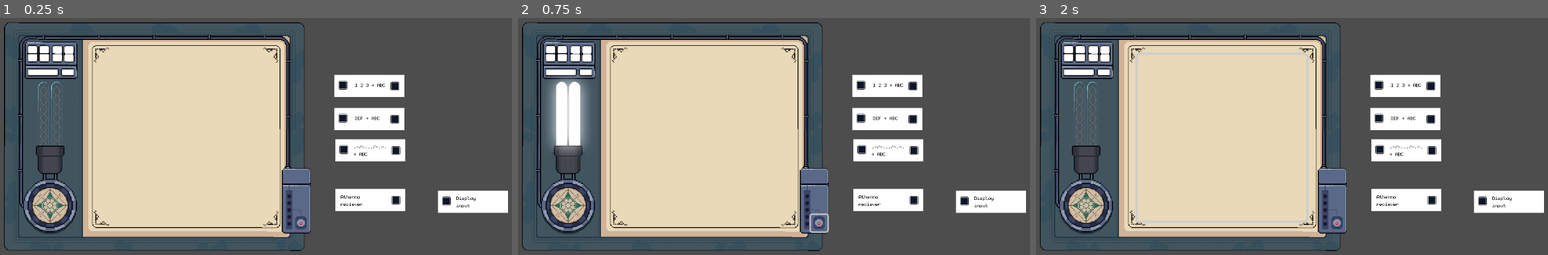
Above: before the commit, frames 1-3 (left to right).
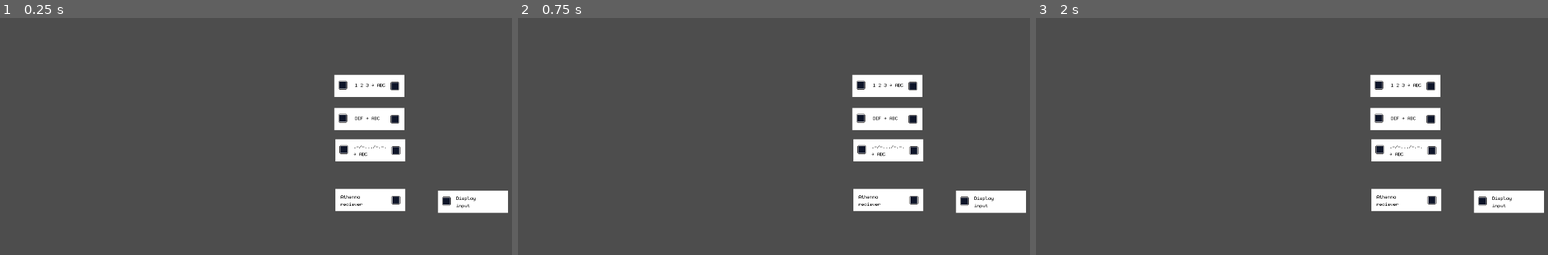
Above: after the commit, the same moments.

Repository: Limit-sest/wiretap
Game: Godot game, scene res://main.tscn
Same seed, same stepped clock (60 frames per second), same inputs: the game is played once before the commit and once after it.
Inputs (mouse positions are in pixels of both pictures, inside the frame that each line leads up to):
- Up to frame 1 (0.25 s): no input
- Up to frame 2 (0.75 s): click (820, 224) at 0.52 s
- Up to frame 3 (2 s): tap Enter at 1.25 s; move the mouse to (1220, 138) at 1.27 s; hold Right from 1.28 s (still down); tap Alt at 1.35 s; click (1220, 138) at 1.42 s

The runs differ from the first frame. In frame 1, 43% of the frame differs, in the area x 0-61%, y 1-99%; in frame 2, 45%; in frame 3, 43%.

Commit message:
Add signal traverse

Diff:
--- a/main.tscn
+++ b/main.tscn
@@ -1,6 +1,7 @@
-[gd_scene load_steps=6 format=3 uid="uid://ecls1n4djcxu"]
+[gd_scene load_steps=7 format=3 uid="uid://ecls1n4djcxu"]
 
 [ext_resource type="PackedScene" uid="uid://chijpwqlktb06" path="res://tty.tscn" id="1_ig7tw"]
+[ext_resource type="Script" uid="uid://bs1meisqsegby" path="res://scripts/signal_manager.gd" id="1_lquwl"]
 [ext_resource type="Script" uid="uid://dpmaueosf60vl" path="res://port.gd" id="3_1bvp3"]
 [ext_resource type="FontFile" uid="uid://yf0sdapmf0uv" path="res://assets/monogram-extended.ttf" id="4_1bvp3"]
 [ext_resource type="Texture2D" uid="uid://b34q66ndjwd5f" path="res://assets/Sprites/Content/UI Buttons/6.png" id="4_lquwl"]
@@ -10,10 +11,12 @@
 
 [node name="Main" type="Node2D"]
 texture_filter = 1
+script = ExtResource("1_lquwl")
 
 [node name="Camera2D" type="Camera2D" parent="."]
 
-[node name="Node2D" parent="." instance=ExtResource("1_ig7tw")]
+[node name="tty" parent="." instance=ExtResource("1_ig7tw")]
+visible = false
 position = Vector2(-576, -324)
 
 [node name="Numbers" type="Polygon2D" parent="."]
@@ -32,26 +35,26 @@
 text = "1 2 3 → ABC"
 metadata/_edit_use_anchors_ = true
 
-[node name="Port1" type="Area2D" parent="Numbers" groups=["input", "ports"]]
-position = Vector2(50, -57)
-collision_layer = 2
-script = ExtResource("3_1bvp3")
-
-[node name="CollisionShape2D" type="CollisionShape2D" parent="Numbers/Port1"]
-shape = SubResource("RectangleShape2D_7mycd")
-
-[node name="6" type="Sprite2D" parent="Numbers/Port1/CollisionShape2D"]
-texture = ExtResource("4_lquwl")
-
-[node name="Port2" type="Area2D" parent="Numbers" groups=["output", "ports"]]
-position = Vector2(163, -55)
-collision_layer = 2
-script = ExtResource("3_1bvp3")
-
-[node name="CollisionShape2D" type="CollisionShape2D" parent="Numbers/Port2"]
-shape = SubResource("RectangleShape2D_7mycd")
-
-[node name="6" type="Sprite2D" parent="Numbers/Port2/CollisionShape2D"]
+[node name="Input" type="Area2D" parent="Numbers" groups=["input", "ports"]]
+position = Vector2(50, -57)
+collision_layer = 2
+script = ExtResource("3_1bvp3")
+
+[node name="CollisionShape2D" type="CollisionShape2D" parent="Numbers/Input"]
+shape = SubResource("RectangleShape2D_7mycd")
+
+[node name="6" type="Sprite2D" parent="Numbers/Input/CollisionShape2D"]
+texture = ExtResource("4_lquwl")
+
+[node name="Output" type="Area2D" parent="Numbers" groups=["output", "ports"]]
+position = Vector2(163, -55)
+collision_layer = 2
+script = ExtResource("3_1bvp3")
+
+[node name="CollisionShape2D" type="CollisionShape2D" parent="Numbers/Output"]
+shape = SubResource("RectangleShape2D_7mycd")
+
+[node name="6" type="Sprite2D" parent="Numbers/Output/CollisionShape2D"]
 texture = ExtResource("4_lquwl")
 
 [node name="Morse" type="Polygon2D" parent="."]
@@ -71,26 +74,26 @@
 → ABC"
 metadata/_edit_use_anchors_ = true
 
-[node name="Port1" type="Area2D" parent="Morse" groups=["input", "ports"]]
-position = Vector2(50, -57)
-collision_layer = 2
-script = ExtResource("3_1bvp3")
-
-[node name="CollisionShape2D" type="CollisionShape2D" parent="Morse/Port1"]
-shape = SubResource("RectangleShape2D_7mycd")
-
-[node name="6" type="Sprite2D" parent="Morse/Port1/CollisionShape2D"]
-texture = ExtResource("4_lquwl")
-
-[node name="Port2" type="Area2D" parent="Morse" groups=["output", "ports"]]
-position = Vector2(163, -55)
-collision_layer = 2
-script = ExtResource("3_1bvp3")
-
-[node name="CollisionShape2D" type="CollisionShape2D" parent="Morse/Port2"]
-shape = SubResource("RectangleShape2D_7mycd")
-
-[node name="6" type="Sprite2D" parent="Morse/Port2/CollisionShape2D"]
+[node name="Input" type="Area2D" parent="Morse" groups=["input", "ports"]]
+position = Vector2(50, -57)
+collision_layer = 2
+script = ExtResource("3_1bvp3")
+
+[node name="CollisionShape2D" type="CollisionShape2D" parent="Morse/Input"]
+shape = SubResource("RectangleShape2D_7mycd")
+
+[node name="6" type="Sprite2D" parent="Morse/Input/CollisionShape2D"]
+texture = ExtResource("4_lquwl")
+
+[node name="Output" type="Area2D" parent="Morse" groups=["output", "ports"]]
+position = Vector2(163, -55)
+collision_layer = 2
+script = ExtResource("3_1bvp3")
+
+[node name="CollisionShape2D" type="CollisionShape2D" parent="Morse/Output"]
+shape = SubResource("RectangleShape2D_7mycd")
+
+[node name="6" type="Sprite2D" parent="Morse/Output/CollisionShape2D"]
 texture = ExtResource("4_lquwl")
 
 [node name="Caesar" type="Polygon2D" parent="."]
@@ -109,26 +112,26 @@
 text = "DEF → ABC"
 metadata/_edit_use_anchors_ = true
 
-[node name="Port1" type="Area2D" parent="Caesar" groups=["input", "ports"]]
-position = Vector2(50, -57)
-collision_layer = 2
-script = ExtResource("3_1bvp3")
-
-[node name="CollisionShape2D" type="CollisionShape2D" parent="Caesar/Port1"]
-shape = SubResource("RectangleShape2D_7mycd")
-
-[node name="6" type="Sprite2D" parent="Caesar/Port1/CollisionShape2D"]
-texture = ExtResource("4_lquwl")
-
-[node name="Port2" type="Area2D" parent="Caesar" groups=["output", "ports"]]
-position = Vector2(163, -55)
-collision_layer = 2
-script = ExtResource("3_1bvp3")
-
-[node name="CollisionShape2D" type="CollisionShape2D" parent="Caesar/Port2"]
-shape = SubResource("RectangleShape2D_7mycd")
-
-[node name="6" type="Sprite2D" parent="Caesar/Port2/CollisionShape2D"]
+[node name="Input" type="Area2D" parent="Caesar" groups=["input", "ports"]]
+position = Vector2(50, -57)
+collision_layer = 2
+script = ExtResource("3_1bvp3")
+
+[node name="CollisionShape2D" type="CollisionShape2D" parent="Caesar/Input"]
+shape = SubResource("RectangleShape2D_7mycd")
+
+[node name="6" type="Sprite2D" parent="Caesar/Input/CollisionShape2D"]
+texture = ExtResource("4_lquwl")
+
+[node name="Output" type="Area2D" parent="Caesar" groups=["output", "ports"]]
+position = Vector2(163, -55)
+collision_layer = 2
+script = ExtResource("3_1bvp3")
+
+[node name="CollisionShape2D" type="CollisionShape2D" parent="Caesar/Output"]
+shape = SubResource("RectangleShape2D_7mycd")
+
+[node name="6" type="Sprite2D" parent="Caesar/Output/CollisionShape2D"]
 texture = ExtResource("4_lquwl")
 
 [node name="Display" type="Polygon2D" parent="."]
@@ -148,18 +151,19 @@
 input"
 metadata/_edit_use_anchors_ = true
 
-[node name="Port1" type="Area2D" parent="Display" groups=["input", "ports"]]
-position = Vector2(50, -57)
-collision_layer = 2
-script = ExtResource("3_1bvp3")
-
-[node name="CollisionShape2D" type="CollisionShape2D" parent="Display/Port1"]
-shape = SubResource("RectangleShape2D_7mycd")
-
-[node name="6" type="Sprite2D" parent="Display/Port1/CollisionShape2D"]
+[node name="Input" type="Area2D" parent="Display" groups=["input", "ports"]]
+position = Vector2(50, -57)
+collision_layer = 2
+script = ExtResource("3_1bvp3")
+
+[node name="CollisionShape2D" type="CollisionShape2D" parent="Display/Input"]
+shape = SubResource("RectangleShape2D_7mycd")
+
+[node name="6" type="Sprite2D" parent="Display/Input/CollisionShape2D"]
 texture = ExtResource("4_lquwl")
 
 [node name="Anthenna" type="Polygon2D" parent="."]
+unique_name_in_owner = true
 z_index = -1
 position = Vector2(143, 142)
 polygon = PackedVector2Array(184.00839, -79.99911, 32.003025, -80.00939, 32.084595, -32.0789, 184.002, -31.976042)
@@ -176,22 +180,26 @@
 reciever"
 metadata/_edit_use_anchors_ = true
 
-[node name="Port2" type="Area2D" parent="Anthenna" groups=["output", "ports"]]
-position = Vector2(163, -55)
-collision_layer = 2
-script = ExtResource("3_1bvp3")
-
-[node name="CollisionShape2D" type="CollisionShape2D" parent="Anthenna/Port2"]
-shape = SubResource("RectangleShape2D_7mycd")
-
-[node name="6" type="Sprite2D" parent="Anthenna/Port2/CollisionShape2D"]
-texture = ExtResource("4_lquwl")
-
-[connection signal="input_event" from="Numbers/Port1" to="Numbers/Port1" method="_on_input_event"]
-[connection signal="input_event" from="Numbers/Port2" to="Numbers/Port2" method="_on_input_event"]
-[connection signal="input_event" from="Morse/Port1" to="Morse/Port1" method="_on_input_event"]
-[connection signal="input_event" from="Morse/Port2" to="Morse/Port2" method="_on_input_event"]
-[connection signal="input_event" from="Caesar/Port1" to="Caesar/Port1" method="_on_input_event"]
-[connection signal="input_event" from="Caesar/Port2" to="Caesar/Port2" method="_on_input_event"]
-[connection signal="input_event" from="Display/Port1" to="Display/Port1" method="_on_input_event"]
-[connection signal="input_event" from="Anthenna/Port2" to="Anthenna/Port2" method="_on_input_event"]
+[node name="Output" type="Area2D" parent="Anthenna" groups=["output", "ports"]]
+position = Vector2(163, -55)
+collision_layer = 2
+script = ExtResource("3_1bvp3")
+
+[node name="CollisionShape2D" type="CollisionShape2D" parent="Anthenna/Output"]
+shape = SubResource("RectangleShape2D_7mycd")
+
+[node name="6" type="Sprite2D" parent="Anthenna/Output/CollisionShape2D"]
+texture = ExtResource("4_lquwl")
+
+[node name="Signal send" type="Timer" parent="."]
+autostart = true
+
+[connection signal="input_event" from="Numbers/Input" to="Numbers/Input" method="_on_input_event"]
+[connection signal="input_event" from="Numbers/Output" to="Numbers/Output" method="_on_input_event"]
+[connection signal="input_event" from="Morse/Input" to="Morse/Input" method="_on_input_event"]
+[connection signal="input_event" from="Morse/Output" to="Morse/Output" method="_on_input_event"]
+[connection signal="input_event" from="Caesar/Input" to="Caesar/Input" method="_on_input_event"]
+[connection signal="input_event" from="Caesar/Output" to="Caesar/Output" method="_on_input_event"]
+[connection signal="input_event" from="Display/Input" to="Display/Input" method="_on_input_event"]
+[connection signal="input_event" from="Anthenna/Output" to="Anthenna/Output" method="_on_input_event"]
+[connection signal="timeout" from="Signal send" to="." method="_on_signal_send_timeout"]
--- /dev/null
+++ b/scripts/signal_manager.gd
@@ -0,0 +1,21 @@
+extends Node2D
+
+@onready var initial_node = %Anthenna/Output
+
+func _get_linked_port(first_port: Area2D): # Get output port in the same module
+	var parent = first_port.get_parent()
+	print(parent.name)
+	return parent.find_child("Output")
+
+func _get_next_port(output_port: Area2D): # Get connected port with wire
+	for connection in WiringManager.connections:
+		if connection[1] == output_port:
+			return connection[0]
+
+func _on_signal_send_timeout() -> void:
+	var current_node = initial_node
+	while true:
+		var next_node = _get_next_port(current_node)
+		if !next_node: break
+		current_node = _get_linked_port(next_node)
+		if !current_node: break
--- a/scripts/wiring_manager.gd
+++ b/scripts/wiring_manager.gd
@@ -1,5 +1,4 @@
 extends Node
-class_name Wires
 
 var active_line: Line2D
 var is_drawing = false
Not shown, added: scripts/signal_manager.gd.uid
